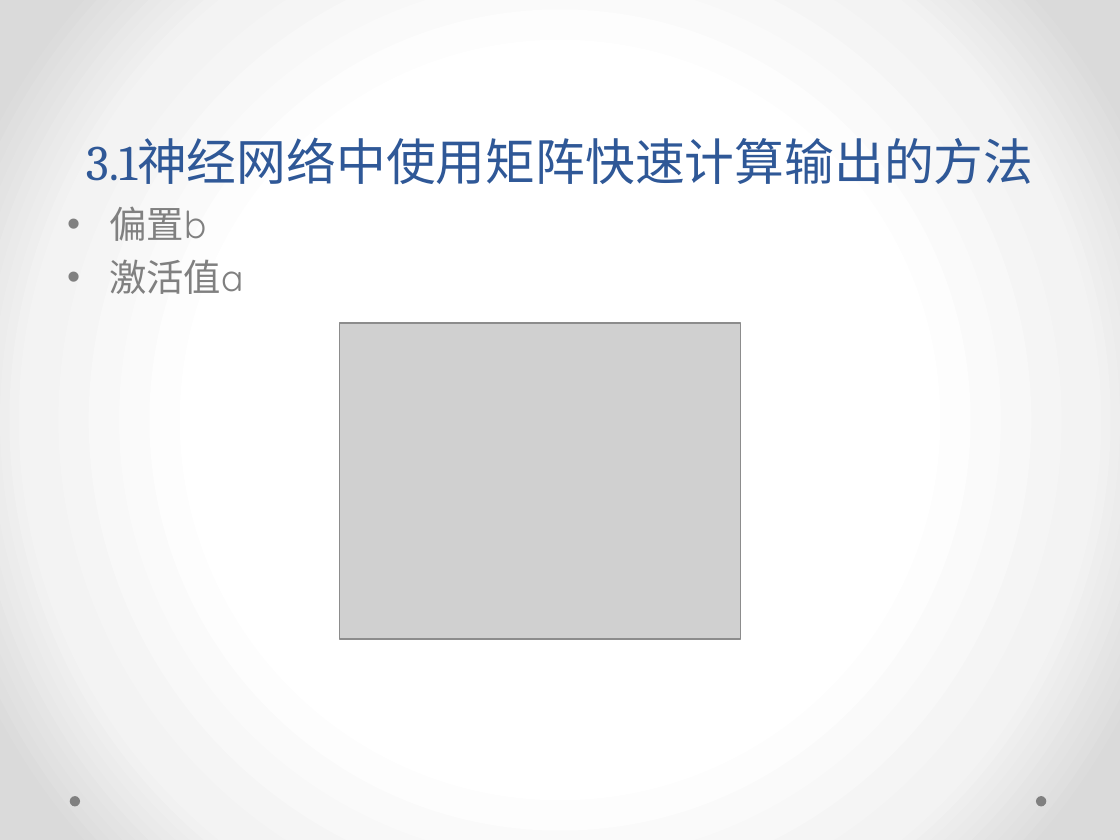
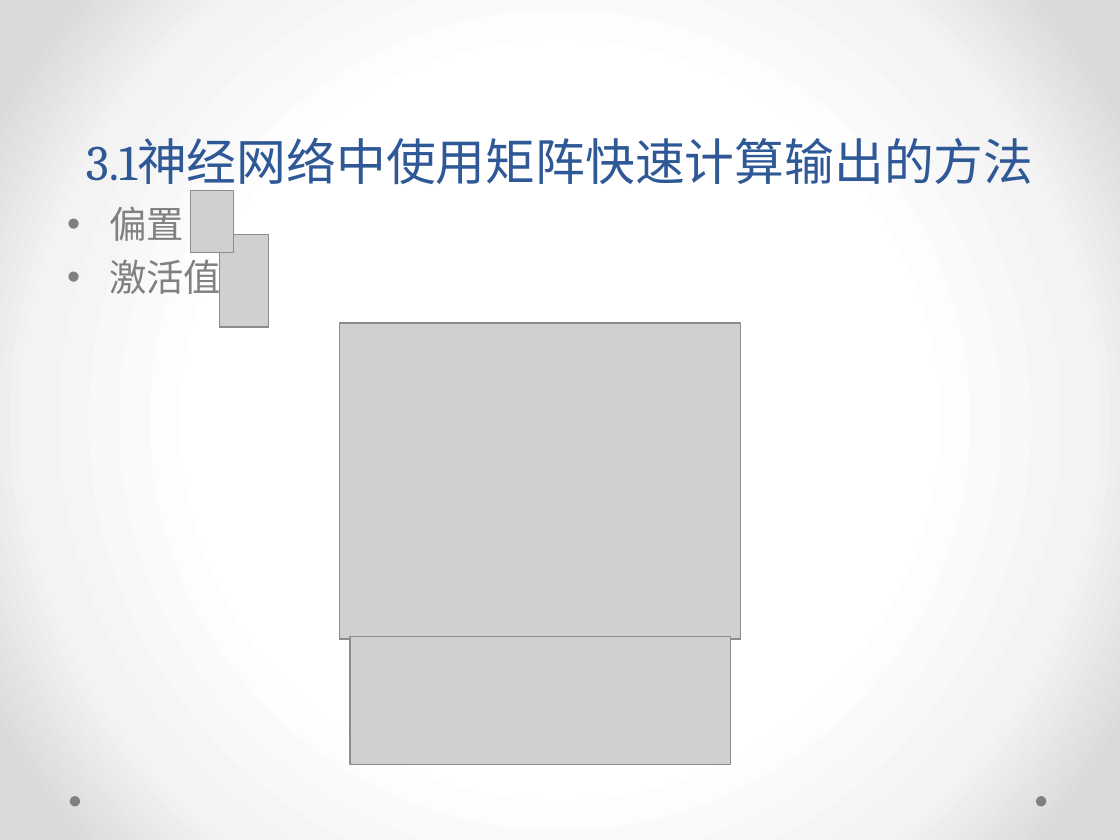
Before and after one commit to yish0000/neuralnetwork, a slide deck: slide 39 of 深度学习数学原理初探.pptx. Drawn at 1120x840 pixels with LibreOffice and Linux fonts; fonts in the diff are those of the drawing; grey boxes stand for pictures; background and template pictures are left out. Boxes give left, top, right and bottom in pixels: in the first picture for what was removed or moved away, otherwise in the second. Text is boxed around its words. In the diff, an @@ line names an element or a change of style, - is before the commit and + after.

```diff
--- a/深度学习数学原理初探.pptx
+++ b/深度学习数学原理初探.pptx
@@ text at [109,207,221,301]: text changed @@
-• 偏置b
-• 激活值a
+• 偏置
+• 激活值
@@ picture added at [190,190,233,252] @@
@@ picture added at [220,235,269,327] @@
@@ picture added at [351,636,731,765] @@
```
Also in this commit, not shown: 10 other slides changed.
